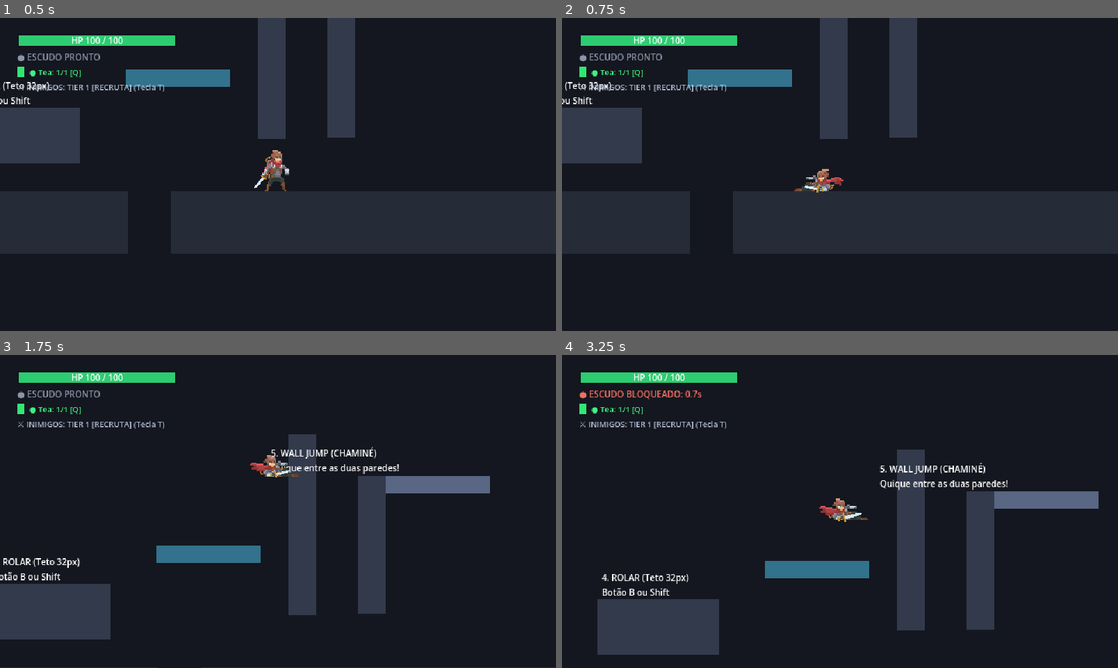
Above: before the commit, frames 1-4 (two rows, left to right).
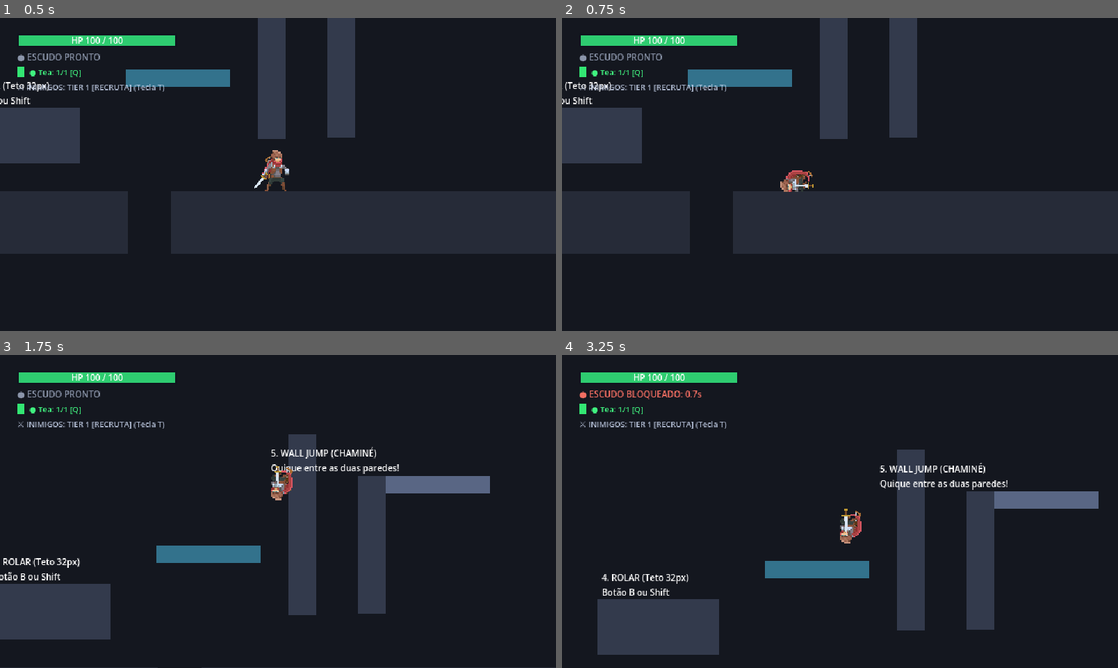
Above: after the commit, the same moments.

Repository: Theadrill/Godot-Roguelike-Prototype
Game: Godot game, scene res://src/world/movement_gym.tscn
Two runs of this game, one before a commit and one after it. Both use one fixed random seed, a clock stepped at 60 frames per second and the inputs below.
Inputs (mouse positions are in pixels of both pictures, inside the frame that each line leads up to):
- Up to frame 1 (0.5 s): no input
- Up to frame 2 (0.75 s): tap A (move_left) at 0.5 s; move the mouse to (962, 158) at 0.52 s; hold D (move_right) from 0.53 s (still down); hold Shift (roll) from 0.53 s (still down); click (962, 158) at 0.67 s
- Up to frame 3 (1.75 s): keep holding D (move_right); tap Space (jump) at 0.77, 0.8, 1.07, 1.35, 1.52 s; tap A (move_left) at 1.25 s; move the mouse to (166, 527) at 1.27 s; release Shift (roll) at 1.28 s; tap Shift (roll) at 1.55 s
- Up to frame 4 (3.25 s): tap Space (jump) at 1.82, 2.3, 3.02 s; tap A (move_left) at 2 s; move the mouse to (895, 442) at 2.02 s; release D (move_right) at 2.03 s; press the mouse at (895, 442) at 2.03 s; hold A (move_left) 2.03-2.78 s; move the mouse to (812, 574) at 2.77 s; release the mouse at (812, 574) at 2.78 s; hold D (move_right) from 2.78 s (still down); right-click (812, 574) at 2.85 s; click (812, 574) at 2.92 s; tap Shift (roll) at 3.05 s

Frame 1 is identical in both runs. In frame 2, 0.5% of the frame differs, in the area x 39-51%, y 48-56%; in frame 3, 0.5%; in frame 4, 0.5%.

Commit message:
feat(player): unifica animacao de roll para 1 frame com rotacao em 4 etapas (0, 90, 180, 270)

Diff:
--- a/assets/player/adventurer/player_frames.tres
+++ b/assets/player/adventurer/player_frames.tres
@@ -264,19 +264,10 @@
 "frames": [{
 "duration": 1.0,
 "texture": SubResource("AtlasTexture_roll_0")
-}, {
-"duration": 1.0,
-"texture": SubResource("AtlasTexture_roll_1")
-}, {
-"duration": 1.0,
-"texture": SubResource("AtlasTexture_roll_2")
-}, {
-"duration": 1.0,
-"texture": SubResource("AtlasTexture_roll_3")
-}],
-"loop": 1,
+}],
+"loop": 0,
 "name": &"roll",
-"speed": 16.0
+"speed": 1.0
 }, {
 "frames": [{
 "duration": 1.0,
--- a/src/entities/player/states/roll_state.gd
+++ b/src/entities/player/states/roll_state.gd
@@ -5,12 +5,15 @@
 var roll_timer: float = 0.0
 var roll_direction: float = 1.0
 
+const ROLL_PIVOT_Y: float = -10.0
+
 func enter() -> void:
 	player = character as Player
 	roll_timer = player.roll_duration
 	roll_direction = float(player.facing_direction)
 
-	player.play_animation(&"slide")
+	player.play_animation(&"roll")
+	_apply_roll_rotation(0.0)
 
 	# Shrink collision height to 20px so player passes under low ceilings (32px)
 	_set_crouched(true)
@@ -24,6 +27,7 @@
 		player.velocity.y = 0.0
 
 func exit() -> void:
+	_apply_roll_rotation(0.0)
 	_set_crouched(false)
 	player.stop_animation()
 	if player.hurtbox:
@@ -34,6 +38,19 @@
 func physics_update(delta: float) -> void:
 	roll_timer -= delta
 	player.velocity.x = roll_direction * player.roll_speed
+
+	# 4 etapas de rotação (0°, 90°, 180°, 270°)
+	var progress: float = clampf(1.0 - (roll_timer / maxf(player.roll_duration, 0.001)), 0.0, 1.0)
+	var stage_deg: float = 0.0
+	if progress < 0.25:
+		stage_deg = 0.0
+	elif progress < 0.50:
+		stage_deg = 90.0
+	elif progress < 0.75:
+		stage_deg = 180.0
+	else:
+		stage_deg = 270.0
+	_apply_roll_rotation(stage_deg)
 
 	if not player.is_on_floor():
 		player.velocity.y += player.gravity * delta
@@ -96,3 +113,15 @@
 			var normal := test_col.get_normal()
 			if abs(normal.x) > 0.5:
 				player.global_position.x += normal.x * (test_col.get_depth() + 1.0)
+
+func _apply_roll_rotation(deg: float) -> void:
+	if not player or not player.visual:
+		return
+	if is_zero_approx(deg):
+		player.visual.rotation = 0.0
+		player.visual.position = Vector2.ZERO
+		return
+	var rad := deg_to_rad(deg)
+	var pivot := Vector2(0.0, ROLL_PIVOT_Y)
+	player.visual.rotation = rad
+	player.visual.position = pivot - pivot.rotated(rad)
--- a/src/tools/weapon_socket_calibrator.gd
+++ b/src/tools/weapon_socket_calibrator.gd
@@ -36,7 +36,7 @@
 	"fall": 2,
 	"fall_from_jump": 3,
 	"slide": 2,
-	"roll": 4,
+	"roll": 1,
 	"double_jump": 4,
 	"wall_cling": 1,
 	"wall_slide": 2,
@@ -79,6 +79,12 @@
 		var max_f: int = ANIMATION_FRAME_COUNTS.get(selected_animation, 4) - 1
 		current_frame = clampi(value, 0, max_f)
 		_on_frame_changed()
+
+## Simulação da rotação da cambalhota (0°, 90°, 180°, 270°). Só tem efeito visual ao inspecionar "roll".
+@export_enum("0°", "90°", "180°", "270°") var roll_preview_angle: String = "0°":
+	set(value):
+		roll_preview_angle = value
+		_apply_roll_preview()
 
 @export_group("3. Elementos de Apoio / Referência")
 ## Arma secundária para ver nas costas como referência.
@@ -338,7 +344,31 @@
 	if current_frame > max_f:
 		current_frame = 0
 
+	_apply_roll_preview()
 	_on_frame_changed()
+
+func _apply_roll_preview() -> void:
+	var visual_node := get_node_or_null("Visual") as Node2D
+	if not visual_node:
+		return
+	if selected_animation == "roll":
+		var deg := 0.0
+		match roll_preview_angle:
+			"90°": deg = 90.0
+			"180°": deg = 180.0
+			"270°": deg = 270.0
+			_: deg = 0.0
+		if is_zero_approx(deg):
+			visual_node.rotation = 0.0
+			visual_node.position = Vector2.ZERO
+		else:
+			var rad := deg_to_rad(deg)
+			var pivot := Vector2(0.0, -10.0)
+			visual_node.rotation = rad
+			visual_node.position = pivot - pivot.rotated(rad)
+	else:
+		visual_node.rotation = 0.0
+		visual_node.position = Vector2.ZERO
 
 func _on_frame_changed() -> void:
 	var sprite := _get_node_safe("Visual/CharacterSprite") as AnimatedSprite2D
--- a/src/tools/weapon_socket_calibrator.tscn
+++ b/src/tools/weapon_socket_calibrator.tscn
@@ -5,16 +5,15 @@
 
 [node name="WeaponSocketCalibrator" type="Node2D" unique_id=1073998046]
 script = ExtResource("1_calibrator")
-socket_target = "Arma nas Costas (BackSocketWeapon)"
 selected_weapon = "crossbow"
-selected_animation = "double_jump"
-current_frame = 1
+selected_animation = "roll"
 reference_secondary_weapon = "none"
 show_shield_reference = false
-socket_pos_x = -6.0
-socket_pos_y = -24.0
-socket_rotation = -174.99998
-status_message = "crossbow [Arma nas Costas (BackSocketWeapon)] -> double_jump Frame 1 (Z: -2, FlipH: false, FlipV: false)"
+socket_pos_x = 4.0
+socket_pos_y = -12.0
+socket_rotation = -90.0
+socket_z_index = 2
+status_message = "crossbow [Arma na Mão (MainHandSocket)] -> roll Frame 0 (Z: 2, FlipH: false, FlipV: false)"
 
 [node name="GroundFloorRef" type="Line2D" parent="." unique_id=462095390]
 points = PackedVector2Array(-60, 0, 60, 0)
@@ -28,8 +27,7 @@
 [node name="CharacterSprite" type="AnimatedSprite2D" parent="Visual" unique_id=1527574964]
 position = Vector2(-2, -29)
 sprite_frames = ExtResource("2_player_frames")
-animation = &"double_jump"
-frame = 1
+animation = &"roll"
 metadata/_edit_lock_ = true
 
 [node name="BackSocketWeapon" type="Marker2D" parent="Visual" unique_id=1247055997]
@@ -39,14 +37,14 @@
 
 [node name="BackSocketShield" type="Marker2D" parent="Visual" unique_id=189514163]
 z_index = -2
-position = Vector2(-9, -24)
+position = Vector2(-4, -34)
 
 [node name="MainHandSocket" type="Marker2D" parent="Visual" unique_id=1037091576]
 z_index = 2
-position = Vector2(0, -16)
-rotation = -3.1415927
+position = Vector2(4, -12)
+rotation = -1.5707964
 
 [node name="OffHandSocket" type="Marker2D" parent="Visual" unique_id=987162534]
 z_index = 2
-position = Vector2(0, -18)
-rotation = -3.1415927
+position = Vector2(4, -14)
+rotation = -1.5707964
